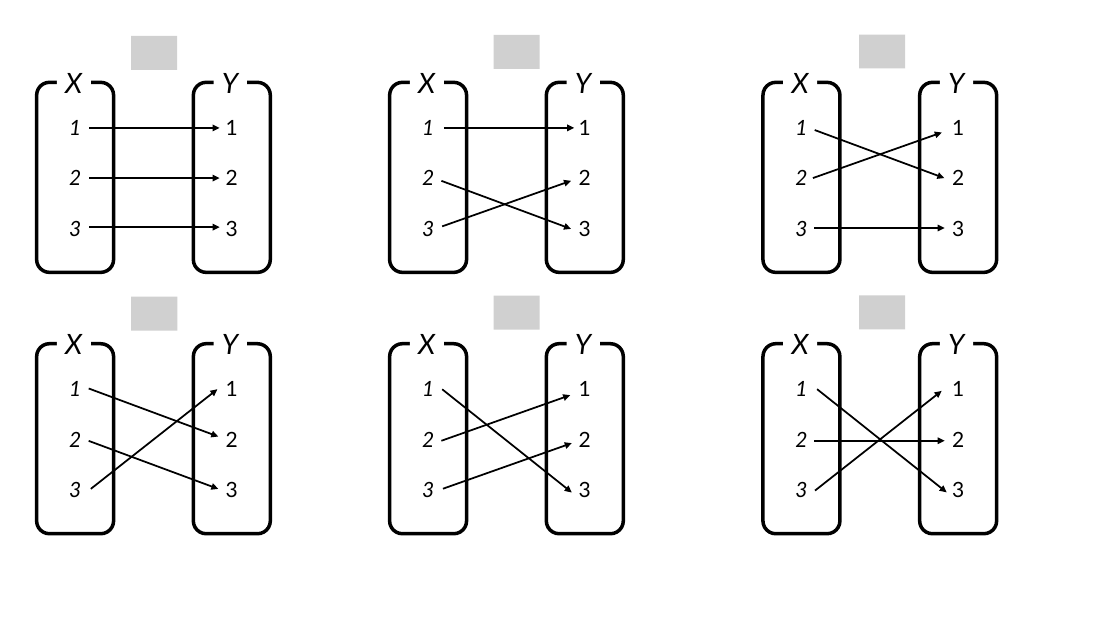
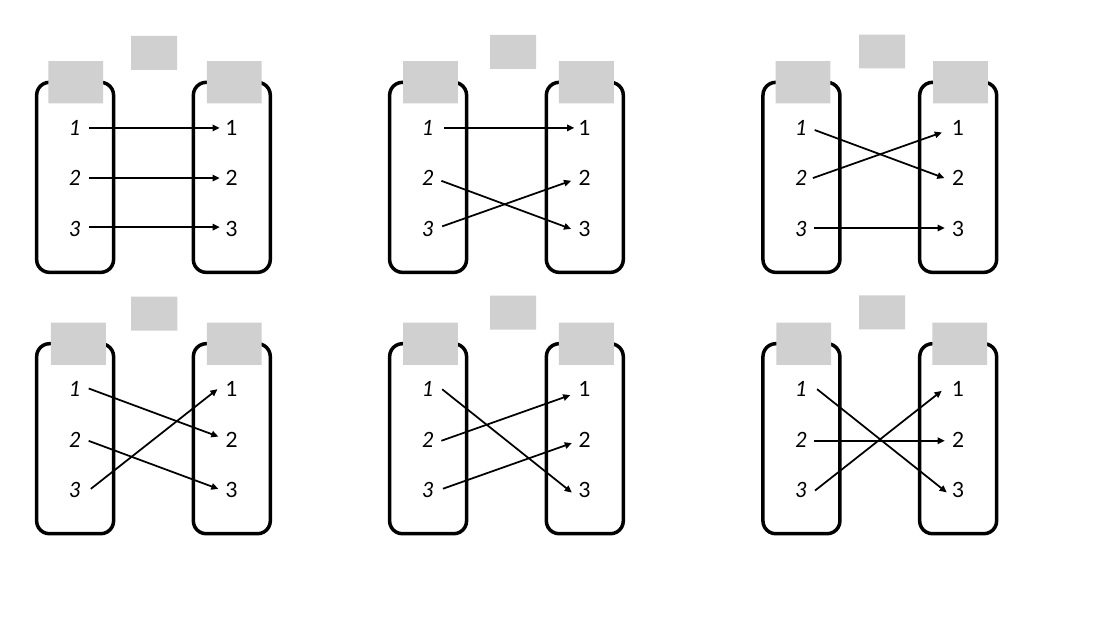
Before and after one commit to govin08/our-socar, a slide deck: slide 1 of images/2023-03-01-diagonalization/diagonalization_1-5-3.pptx. Drawn at 1120x630 pixels with LibreOffice and Linux fonts; fonts in the diff are those of the drawing; grey boxes stand for pictures. Boxes give left, top, right and bottom in pixels: in the first picture for what was removed or moved away, otherwise in the second. Text is boxed around its words. In the diff, an @@ line names an element or a change of style, - is before the commit and + after.

```diff
--- a/images/2023-03-01-diagonalization/diagonalization_1-5-3.pptx
+++ b/images/2023-03-01-diagonalization/diagonalization_1-5-3.pptx
@@ picture added at <box>49,61,103,103</box> @@
@@ text removed at <box>65,73,82,93</box> @@
-X
@@ picture added at <box>207,61,261,103</box> @@
@@ text removed at <box>222,73,238,93</box> @@
-Y
@@ picture added at <box>403,61,458,103</box> @@
@@ text removed at <box>418,73,435,93</box> @@
-X
@@ picture added at <box>559,61,613,103</box> @@
@@ text removed at <box>575,73,591,93</box> @@
-Y
@@ picture added at <box>776,61,830,103</box> @@
@@ text removed at <box>792,73,809,93</box> @@
-X
@@ picture added at <box>933,61,988,103</box> @@
@@ text removed at <box>948,73,964,93</box> @@
-Y
@@ picture added at <box>51,323,106,365</box> @@
@@ picture added at <box>207,323,261,365</box> @@
@@ picture added at <box>403,323,458,365</box> @@
@@ picture added at <box>559,323,613,365</box> @@
@@ picture added at <box>776,323,831,365</box> @@
@@ picture added at <box>933,323,987,365</box> @@
@@ text removed at <box>65,334,82,354</box> @@
-X
@@ text removed at <box>222,334,238,354</box> @@
-Y
@@ text removed at <box>418,334,435,354</box> @@
-X
@@ text removed at <box>575,334,591,354</box> @@
-Y
@@ text removed at <box>792,334,809,354</box> @@
-X
@@ text removed at <box>948,334,964,354</box> @@
-Y
```
Also in this commit, not shown: 1 other slide changed, 12 other files.
